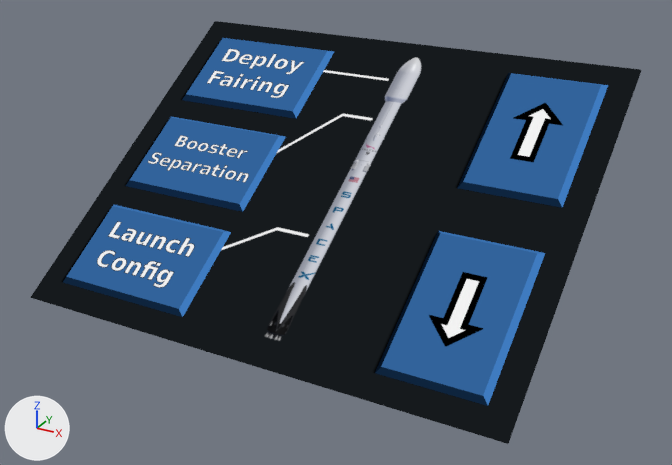
The Blender file models/controlpanel.blend as it was, and as the next commit left it.
Before and after are seen from a 50 mm lens placed at (0.837, -1.495, 0.651), pointed at (0.029, -0.026, -0.084). The axes (+X, +Y, +Z) are drawn at lower left. The lights are the same throughout.

Names of what the first picture shows: 'ControlPanel', 'MoveDown', 'MoveUp', 'PanelBack', 'Stage1', 'Stage2', 'Stage3'.
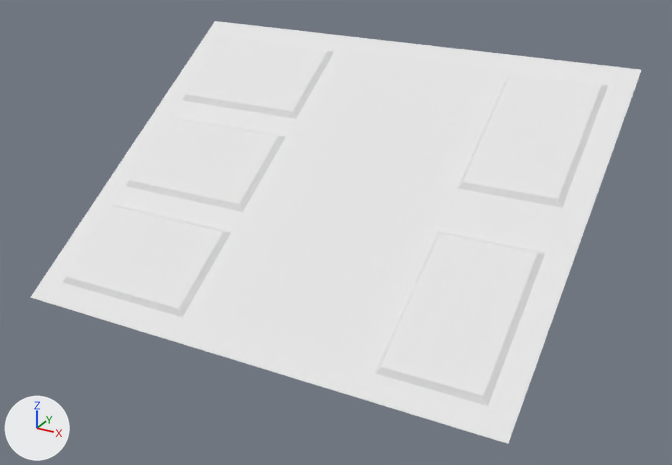
Commit message: Fix materials in controlpanel model

Where the change shows, as pixel boxes [x1, y1, x2, y2] in the pictures (672 x 465 px):
'ControlPanel', surface changed (black to white): [31, 21, 641, 444] in both
'MoveDown', surface changed (blue to white): [375, 231, 545, 406] in both
'MoveUp', surface changed (blue to white): [457, 73, 608, 208] in both
'Stage1', surface changed (blue to white): [63, 204, 231, 317] in both
'Stage2', surface changed (blue to white): [126, 117, 286, 212] in both
'Stage3', surface changed (blue to white): [182, 38, 334, 119] in both
'PanelBack', surface changed: [33, 78, 639, 443] in both

Diff of the bpy script that builds the scene:
```diff
--- a/models/controlpanel.blend.py
+++ b/models/controlpanel.blend.py
@@ mat_surface @@
-mat_surface = emission_material('Surface')
-mat_surface.texture = img_controlpanelbaked_png
+mat_surface = diffuse_material('Surface')
+mat_surface.base_color = (0.8, 0.8, 0.8)  # white #e7e7e7
```
